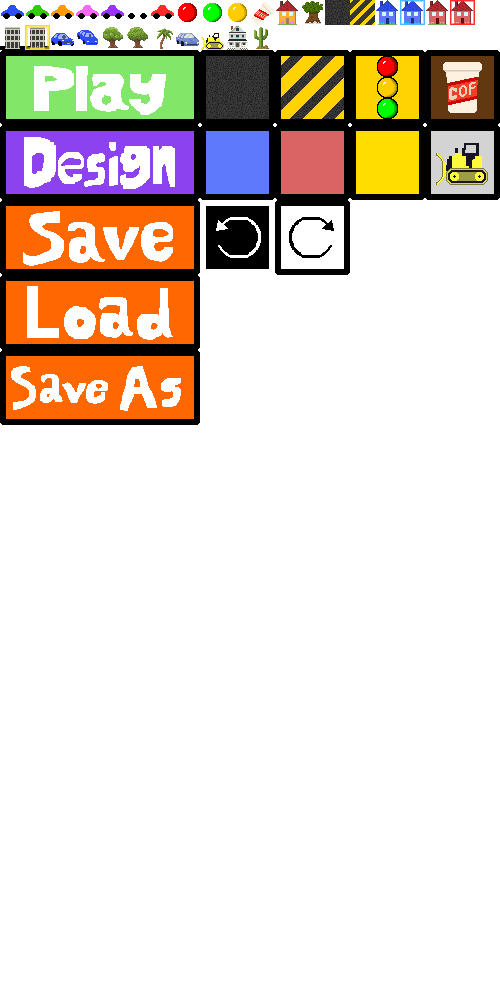
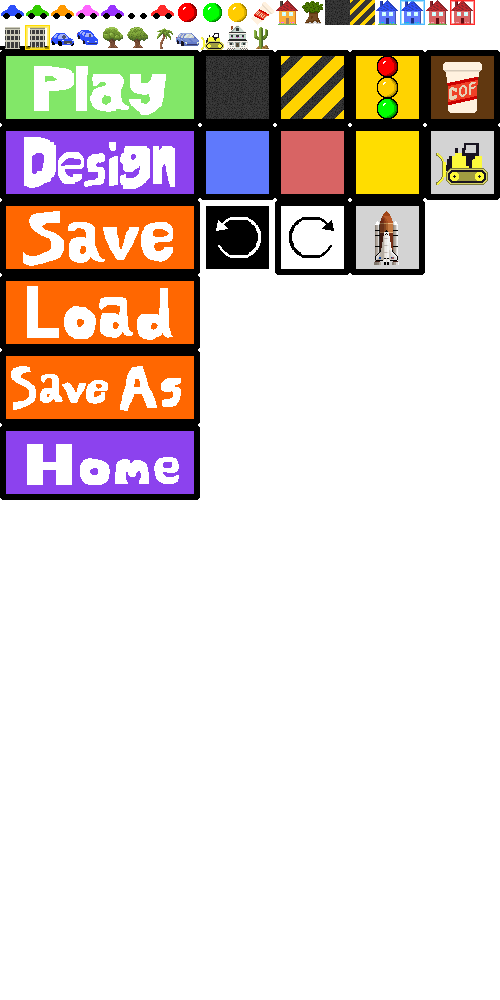
The second 500 × 1000 image is a revision of the first. Changes to its layers:
added layer "eraser button" (1st of 2) above "save as button" over (350, 200, 425, 275)
added layer "save as button" (1st of 2) above "redo button" over (0, 425, 200, 500)
